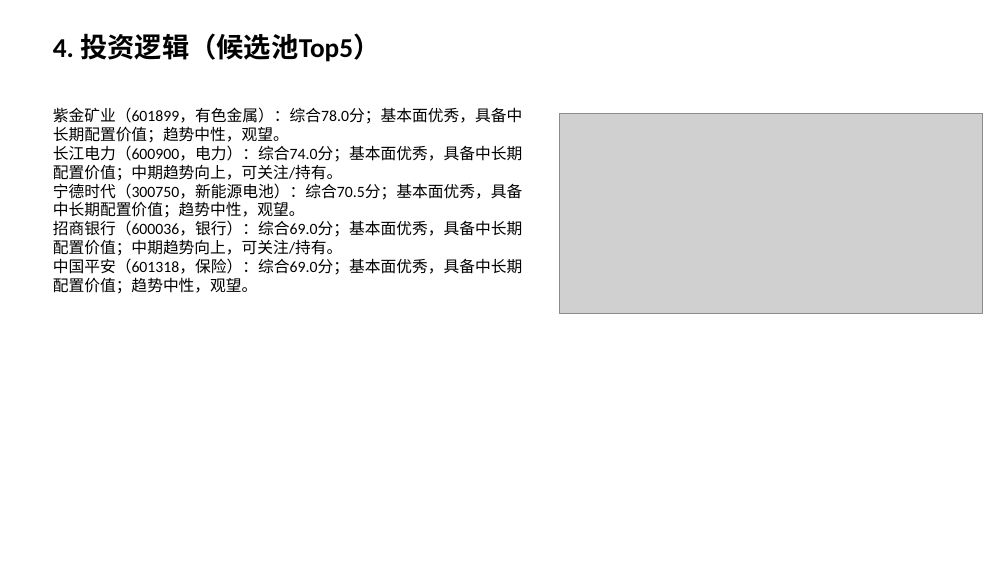
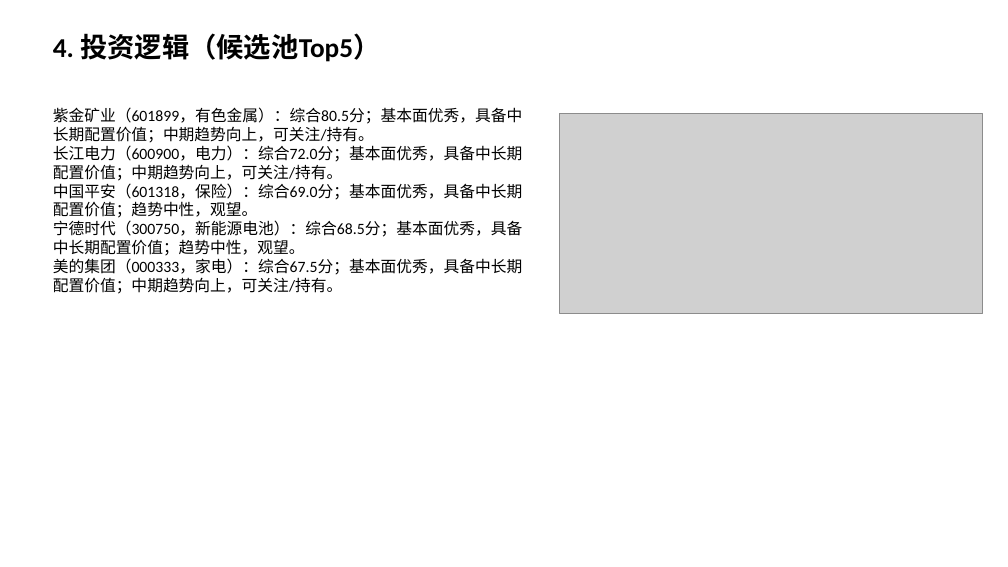
Before and after one commit to Albertdev12/pbl-workflow, a slide deck: slide 5 of outputs/12_中期路演.pptx. Drawn at 1008x567 pixels with LibreOffice and Linux fonts; fonts in the diff are those of the drawing; grey boxes stand for pictures. Boxes give left, top, right and bottom in pixels: in the first picture for what was removed or moved away, otherwise in the second. Text is boxed around its words. In the diff, an @@ line names an element or a change of style, - is before the commit and + after.

```diff
--- a/outputs/12_中期路演.pptx
+++ b/outputs/12_中期路演.pptx
@@ text at (x1=53, y1=107, x2=523, y2=181): text changed @@
-紫金矿业（601899，有色金属）：综合78.0分；基本面优秀，具备中长期配置价值；趋势中性，观望。
-长江电力（600900，电力）：综合74.0分；基本面优秀，具备中长期配置价值；中期趋势向上，可关注/持有。
-宁德时代（300750，新能源电池）：综合70.5分；基本面优秀，具备中长期配置价值；趋势中性，观望。
-招商银行（600036，银行）：综合69.0分；基本面优秀，具备中长期配置价值；中期趋势向上，可关注/持有。
+紫金矿业（601899，有色金属）：综合80.5分；基本面优秀，具备中长期配置价值；中期趋势向上，可关注/持有。
+长江电力（600900，电力）：综合72.0分；基本面优秀，具备中长期配置价值；中期趋势向上，可关注/持有。
@@ text at (x1=53, y1=220, x2=523, y2=294): paragraphs added @@
+宁德时代（300750，新能源电池）：综合68.5分；基本面优秀，具备中长期配置价值；趋势中性，观望。
+美的集团（000333，家电）：综合67.5分；基本面优秀，具备中长期配置价值；中期趋势向上，可关注/持有。
```
Also in this commit, not shown: 2 other slides changed, 53 other files.
